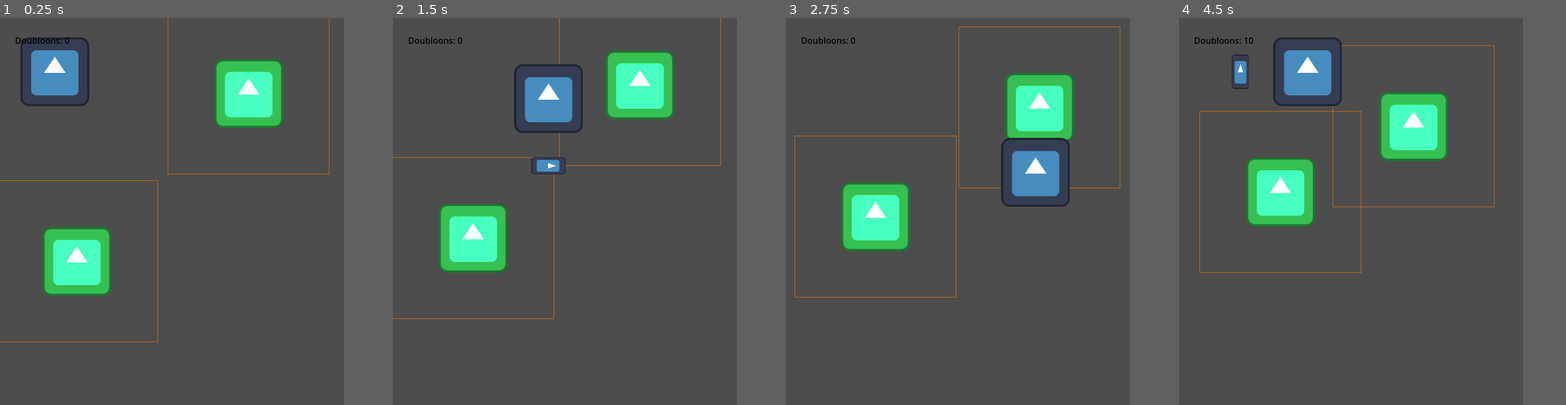
Above: before the commit, frames 1-4 (left to right).
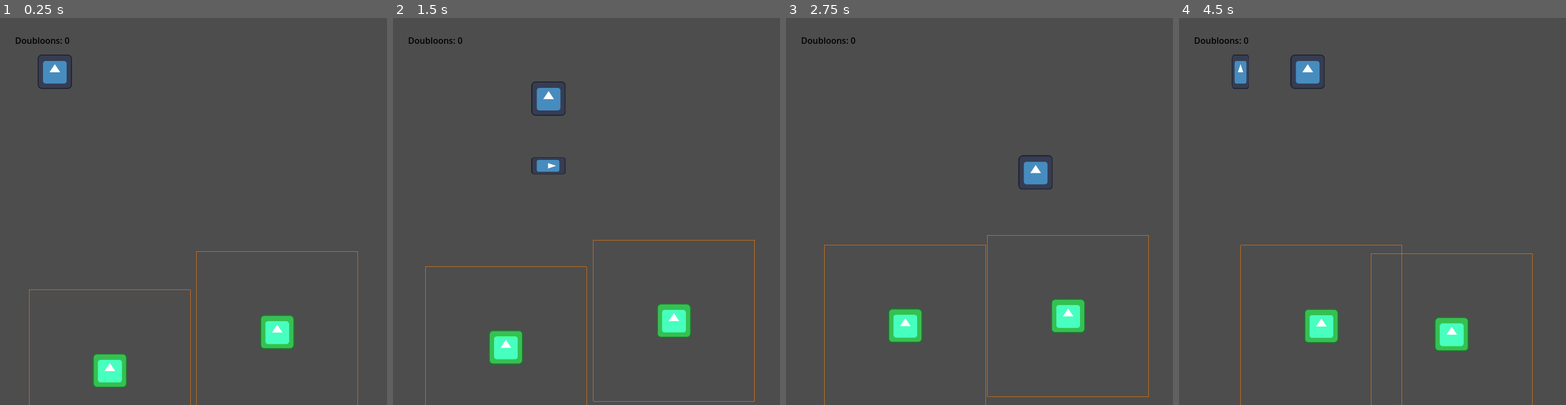
Above: after the commit, the same moments.

Repository: Bybett/Shinobi-Code
Game: Godot game, scene res://Scenes/root_scene_linux.tscn
Two runs of this game, one before a commit and one after it. Both use one fixed random seed, a clock stepped at 60 frames per second and the inputs below. The engine's default icon, where the game draws it, is replaced by a stand-in: a white triangle on a blue panel in a dark square.
Inputs:
- Up to frame 1 (0.25 s): no input
- Up to frame 2 (1.5 s): hold D (Right) 0.53-1.28 s; tap Space (Space) at 0.6, 1.35 s; hold S (Down) from 1.28 s (still down)
- Up to frame 3 (2.75 s): release S (Down) at 2.03 s; hold D (Right) from 2.03 s (still down); tap Space (Space) at 2.1 s
- Up to frame 4 (4.5 s): release D (Right) at 2.78 s; hold W (Up) 2.78-3.53 s; tap Space (Space) at 2.85, 3.6, 4.35 s; hold A (Left) from 3.53 s (still down)
The window is 640x720 before the commit and 720x720 after it. Grey fills any space a smaller window leaves; there, only what the larger window draws over its background counts as a difference.

The runs differ from the first frame. In frame 1, 9.9% of the frame differs, in the area x 0-93%, y 0-100%; in frame 2, 10%; in frame 3, 10%; in frame 4, 10%, in the area x 5-92%, y 5-100%.

Commit message:
redoing thingssss

Diff:
--- a/slime-slayer/Scenes/Player Scenes/player_scene.tscn
+++ b/slime-slayer/Scenes/Player Scenes/player_scene.tscn
@@ -1,21 +1,25 @@
 [gd_scene load_steps=5 format=3 uid="uid://blnfphlrjc7qm"]
 
 [ext_resource type="Texture2D" uid="uid://bhsq2hgmgm18m" path="res://icon.svg" id="1_h41yx"]
-[ext_resource type="Script" path="res://Scripts/player_script.gd" id="1_nbutc"]
+[ext_resource type="Script" uid="uid://b1ko4q1xxkrhc" path="res://Scripts/player_script.gd" id="1_nbutc"]
 
 [sub_resource type="RectangleShape2D" id="RectangleShape2D_lyul1"]
-size = Vector2(128, 129)
+size = Vector2(58.1818, 58.1818)
 
 [sub_resource type="RectangleShape2D" id="RectangleShape2D_2eytb"]
+size = Vector2(8, 8)
 
 [node name="Player" type="CharacterBody2D"]
 script = ExtResource("1_nbutc")
 
 [node name="CollisionShape2D" type="CollisionShape2D" parent="."]
+position = Vector2(-1.90735e-06, -1.90735e-06)
 scale = Vector2(1.1, 1.1)
 shape = SubResource("RectangleShape2D_lyul1")
 
 [node name="Sprite2D" type="Sprite2D" parent="."]
+position = Vector2(9.53674e-07, 9.53674e-07)
+scale = Vector2(0.5, 0.5)
 texture = ExtResource("1_h41yx")
 
 [node name="HitBox" type="Area2D" parent="."]
--- a/slime-slayer/Scenes/slime_scene.tscn
+++ b/slime-slayer/Scenes/slime_scene.tscn
@@ -1,10 +1,10 @@
 [gd_scene load_steps=4 format=3 uid="uid://bkt0v2v2afvxc"]
 
-[ext_resource type="Script" path="res://Scripts/slime_script.gd" id="1_au0x7"]
+[ext_resource type="Script" uid="uid://cs0plyy57osy8" path="res://Scripts/slime_script.gd" id="1_au0x7"]
 [ext_resource type="Texture2D" uid="uid://bhsq2hgmgm18m" path="res://icon.svg" id="2_0ljhj"]
 
 [sub_resource type="RectangleShape2D" id="RectangleShape2D_mqbsp"]
-size = Vector2(128, 128)
+size = Vector2(58.1818, 58.1818)
 
 [node name="Slime" type="CharacterBody2D"]
 z_index = -1
@@ -15,10 +15,13 @@
 script = ExtResource("1_au0x7")
 
 [node name="CollisionShape2D" type="CollisionShape2D" parent="."]
+position = Vector2(1.90735e-06, 1.90735e-06)
 scale = Vector2(1.1, 1.1)
 shape = SubResource("RectangleShape2D_mqbsp")
 one_way_collision = true
 
 [node name="Sprite2D" type="Sprite2D" parent="."]
 modulate = Color(1, 3.14, 1, 1)
+position = Vector2(1.66893e-06, -4.76837e-07)
+scale = Vector2(0.5, 0.5)
 texture = ExtResource("2_0ljhj")
--- a/slime-slayer/Scripts/globals.gd
+++ b/slime-slayer/Scripts/globals.gd
@@ -5,11 +5,13 @@
 var PLAYER_HEALTH: int = 100
 
 #Map Dimensions
-# TODO - Map Window code dimensions test if need to set parameters
-const MIN_X: int = 0 # -x size
-const MAX_X: int = 500 # +x size
-const MIN_Y: int = 0 # -y size
-const MAX_Y: int = 500 # +y size
+var MIN_X: int = 0 # -x size
+var MAX_X: int = ProjectSettings.get_setting("display/window/size/viewport_width") # +x size
+var MIN_Y: int = 0 # -y size
+var MAX_Y: int = ProjectSettings.get_setting("display/window/size/viewport_height") # +y size
+
+# Base entity values
+const entity_size: int = 20
 
 #Grab Player node as PLAYER
 const PLAYER_SCENE = preload("res://Scenes/Player Scenes/player_scene.tscn")
@@ -22,5 +24,4 @@
 const SWORD_SWIPE_SCENE = preload("res://Scenes/Player Scenes/sword_swipe.tscn")
 
 # list of all interactable objects/entities
-# TODO - convert to dictionary(s)
 var ENTITIES = []
--- a/slime-slayer/Scripts/slime_script.gd
+++ b/slime-slayer/Scripts/slime_script.gd
@@ -1,17 +1,22 @@
 extends CharacterBody2D
 
 # Variables
-@export var speed: int = 35
-@export var life: int = 3
-@export var attack: int = 10
+@export var speed: int = 35 ## Speed!!
+@export var life: int = 3 ## Life, duh
+@export var attack: int = 10 ## Attack damage
 @export var vision_range: int = 300  ## Diameter of the vision box
 
+## Its element. It will determine abilities and attributes
+## Accepted values: base, air, water, earth, fire
+@export var element: String = "base"
+@export var size: String = "small" ## Acceptable sizes: small, medium, large
+
 var random_direction: Vector2 = Vector2.ZERO # Applies random variance in direction
-
-# If pursuing runs pursuing code
-var is_pursuing: bool = false
+var randomness_factor: float = 0.2  # Strength of randomness
+var is_pursuing: bool = false # If pursuing runs pursuing code
 
 func _ready() -> void:
+
 	set_random_direction()
 	add_to_group("enemies")
 
@@ -29,11 +34,14 @@
 
 	# If SLIME is pursuing runs SLIME movement code
 	if is_pursuing:
+
 		# Move toward PLAYER with some randomness
 		var target_direction = (Globals.PLAYER.position - position).normalized() #vector from SLIME to PLAYER
-		if randf() < 0.01:  # Change direction occasionally (1% chance per frame)
-			set_random_direction()
-		var move_direction = (target_direction + 1.75*random_direction).normalized() #Final vector from SLIME to PLAYER with randomness
+		var random_offset = Vector2( #randomness offset vector
+			randf_range(-randomness_factor, randomness_factor),
+			randf_range(-randomness_factor, randomness_factor)
+		).normalized() * 0.5 # 0.5 scales down randomness factor so it does not overtake main path to follow the PLAYER
+		var move_direction = (target_direction + random_offset).normalized() #Final vector from SLIME to PLAYER with randomness
 		velocity = move_direction * speed
 
 	else:
@@ -41,7 +49,6 @@
 		velocity = random_direction * speed
 		if randf() < 0.01:  # Change direction occasionally (1% chance per frame)
 			set_random_direction()
-
 	move_and_slide() # Built in function for characterbody2D that deals with movement
 
 #Grabs a random vector direction
@@ -50,12 +57,6 @@
 		randf_range(-1.0, 1.0),
 		randf_range(-1.0, 1.0)
 	).normalized()
-
-##when enemy touches player, knock back to enemy
-#func repulsion_foce() -> void:
-	#var target_direction = (Globals.PLAYER.position - position).normalized() #vector from SLIME to PLAYER
-	#var repulsion_dir = -target_direction
-	#velocity = repulsion_dir * speed*3
 
 #Checks if PLAYER is within vision and if it needs to pursue
 func update_pursuit() -> void:
@@ -76,9 +77,6 @@
 	else:
 		is_pursuing = false
 
-func repulsion_force() -> void:
-	pass
-
 func _draw() -> void:
 	# Draws a vision box for debugging
 	draw_rect(Rect2(-vision_range/2, -vision_range/2, vision_range, vision_range), Color(1, 0.5, 0, 0.7), false)
--- a/slime-slayer/project.godot
+++ b/slime-slayer/project.godot
@@ -12,7 +12,7 @@
 
 config/name="Slime Slayer"
 run/main_scene="res://Scenes/root_scene_linux.tscn"
-config/features=PackedStringArray("4.3", "GL Compatibility")
+config/features=PackedStringArray("4.4", "GL Compatibility")
 config/icon="res://icon.svg"
 
 [autoload]
@@ -21,7 +21,7 @@
 
 [display]
 
-window/size/viewport_width=640
+window/size/viewport_width=720
 window/size/viewport_height=720
 
 [input]
Not shown: 1 places in slime-slayer/Scenes/root_scene_linux.tscn that only renumber resources
Not shown, added: slime-slayer/object_script.gd.uid
Not shown, added: slime-slayer/repulsion_force.gd.uid
